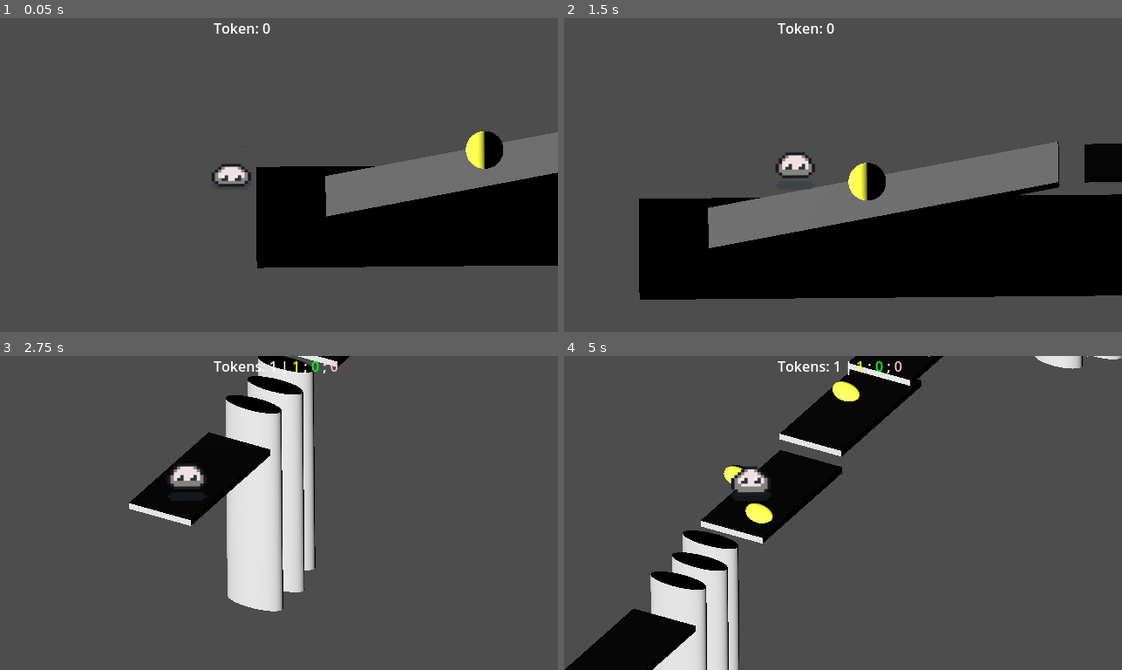
Above: before the commit, frames 1-4 (two rows, left to right).
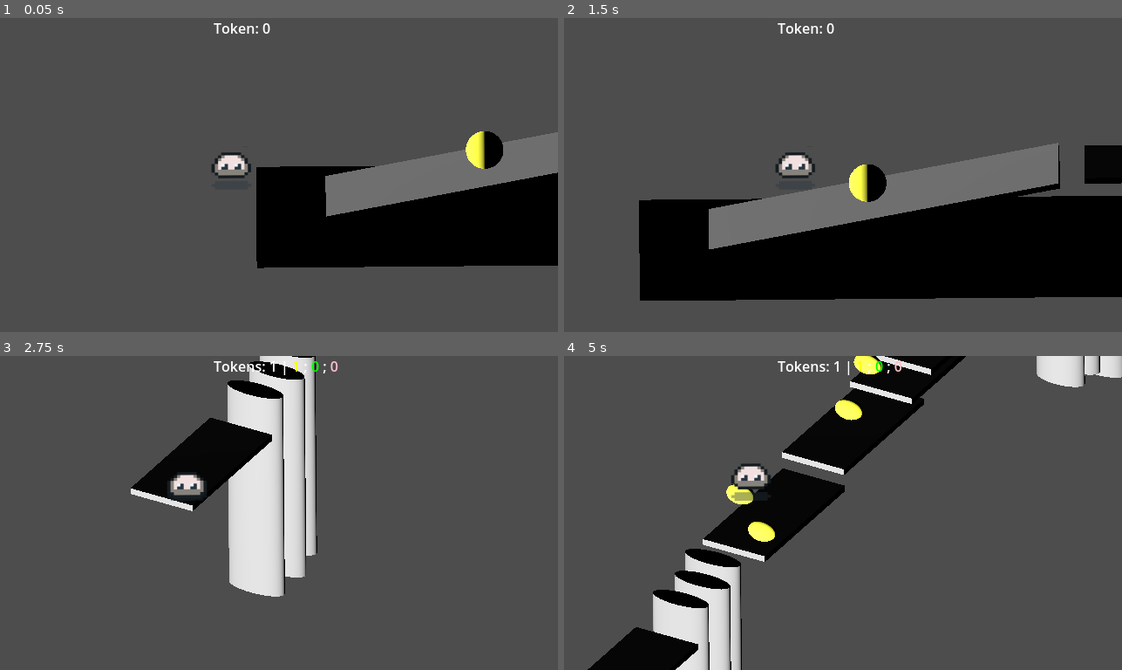
Above: after the commit, the same moments.

Repository: Beaily/JellyPoP
Game: Godot game, scene res://main.tscn
Same seed, same stepped clock (60 frames per second), same inputs: the game is played once before the commit and once after it.
Inputs (mouse positions are in pixels of both pictures, inside the frame that each line leads up to):
- Up to frame 1 (0.05 s): no input
- Up to frame 2 (1.5 s): move the mouse to (965, 159) at 0.52 s; click (965, 159) at 0.67 s; move the mouse to (731, 190) at 1.27 s; click (731, 190) at 1.42 s
- Up to frame 3 (2.75 s): move the mouse to (334, 443) at 2.02 s; click (334, 443) at 2.17 s
- Up to frame 4 (5 s): move the mouse to (815, 575) at 2.77 s; click (815, 575) at 2.92 s; move the mouse to (1010, 560) at 3.52 s; click (1010, 560) at 3.67 s; move the mouse to (675, 465) at 4.27 s; click (675, 465) at 4.42 s

The runs differ from the first frame. In frame 1, 0.6% of the frame differs, in the area x 37-45%, y 42-54%; in frame 2, 1.2%; in frame 3, 7.0%; in frame 4, 12%, in the area x 0-100%, y 0-100%.

Commit message:
game juice
修正错误跳跃动画加上镜头摇晃效果

Diff:
--- a/main.tscn
+++ b/main.tscn
@@ -14,14 +14,6 @@
 atlas = ExtResource("2_1bvp3")
 region = Rect2(0, 144, 48, 48)
 
-[sub_resource type="AtlasTexture" id="AtlasTexture_lquwl"]
-atlas = ExtResource("2_1bvp3")
-region = Rect2(48, 144, 48, 48)
-
-[sub_resource type="AtlasTexture" id="AtlasTexture_7mycd"]
-atlas = ExtResource("2_1bvp3")
-region = Rect2(96, 144, 48, 48)
-
 [sub_resource type="AtlasTexture" id="AtlasTexture_272bh"]
 atlas = ExtResource("2_1bvp3")
 region = Rect2(144, 144, 48, 48)
@@ -32,27 +24,11 @@
 
 [sub_resource type="AtlasTexture" id="AtlasTexture_kek77"]
 atlas = ExtResource("2_1bvp3")
-region = Rect2(48, 0, 48, 48)
-
-[sub_resource type="AtlasTexture" id="AtlasTexture_4c57u"]
-atlas = ExtResource("2_1bvp3")
 region = Rect2(96, 0, 48, 48)
-
-[sub_resource type="AtlasTexture" id="AtlasTexture_efxa6"]
-atlas = ExtResource("2_1bvp3")
-region = Rect2(144, 0, 48, 48)
 
 [sub_resource type="AtlasTexture" id="AtlasTexture_dg77c"]
 atlas = ExtResource("2_1bvp3")
 region = Rect2(0, 48, 48, 48)
-
-[sub_resource type="AtlasTexture" id="AtlasTexture_ycdy4"]
-atlas = ExtResource("2_1bvp3")
-region = Rect2(48, 48, 48, 48)
-
-[sub_resource type="AtlasTexture" id="AtlasTexture_w48qg"]
-atlas = ExtResource("2_1bvp3")
-region = Rect2(96, 48, 48, 48)
 
 [sub_resource type="AtlasTexture" id="AtlasTexture_vivmo"]
 atlas = ExtResource("2_1bvp3")
@@ -62,29 +38,19 @@
 atlas = ExtResource("2_1bvp3")
 region = Rect2(0, 96, 48, 48)
 
-[sub_resource type="AtlasTexture" id="AtlasTexture_yaehf"]
-atlas = ExtResource("2_1bvp3")
-region = Rect2(48, 96, 48, 48)
-
-[sub_resource type="AtlasTexture" id="AtlasTexture_074og"]
-atlas = ExtResource("2_1bvp3")
-region = Rect2(96, 96, 48, 48)
-
 [sub_resource type="AtlasTexture" id="AtlasTexture_cegan"]
 atlas = ExtResource("2_1bvp3")
 region = Rect2(144, 96, 48, 48)
+
+[sub_resource type="AtlasTexture" id="AtlasTexture_4c57u"]
+atlas = ExtResource("2_1bvp3")
+region = Rect2(48, 0, 48, 48)
 
 [sub_resource type="SpriteFrames" id="SpriteFrames_82xsv"]
 animations = [{
 "frames": [{
 "duration": 1.0,
 "texture": SubResource("AtlasTexture_1bvp3")
-}, {
-"duration": 1.0,
-"texture": SubResource("AtlasTexture_lquwl")
-}, {
-"duration": 1.0,
-"texture": SubResource("AtlasTexture_7mycd")
 }, {
 "duration": 1.0,
 "texture": SubResource("AtlasTexture_272bh")
@@ -104,12 +70,6 @@
 "frames": [{
 "duration": 1.0,
 "texture": SubResource("AtlasTexture_kek77")
-}, {
-"duration": 1.0,
-"texture": SubResource("AtlasTexture_4c57u")
-}, {
-"duration": 1.0,
-"texture": SubResource("AtlasTexture_efxa6")
 }],
 "loop": true,
 "name": &"jump",
@@ -118,12 +78,6 @@
 "frames": [{
 "duration": 1.0,
 "texture": SubResource("AtlasTexture_dg77c")
-}, {
-"duration": 1.0,
-"texture": SubResource("AtlasTexture_ycdy4")
-}, {
-"duration": 1.0,
-"texture": SubResource("AtlasTexture_w48qg")
 }, {
 "duration": 1.0,
 "texture": SubResource("AtlasTexture_vivmo")
@@ -137,16 +91,18 @@
 "texture": SubResource("AtlasTexture_2cqfq")
 }, {
 "duration": 1.0,
-"texture": SubResource("AtlasTexture_yaehf")
-}, {
-"duration": 1.0,
-"texture": SubResource("AtlasTexture_074og")
-}, {
-"duration": 1.0,
 "texture": SubResource("AtlasTexture_cegan")
 }],
 "loop": true,
 "name": &"right_run",
+"speed": 5.0
+}, {
+"frames": [{
+"duration": 1.0,
+"texture": SubResource("AtlasTexture_4c57u")
+}],
+"loop": true,
+"name": &"squat",
 "speed": 5.0
 }]
 
@@ -171,7 +127,7 @@
 pixel_size = 0.07
 billboard = 2
 sprite_frames = SubResource("SpriteFrames_82xsv")
-animation = &"front_run"
+animation = &"squat"
 
 [node name="MeshInstance3D" type="MeshInstance3D" parent="Player/Visual"]
 transform = Transform3D(1, 0, 0, 0, 1, 0, 0, 0, 1, 0, 1.41972, 0)
@@ -180,18 +136,19 @@
 skeleton = NodePath("../..")
 
 [node name="Camera3D3" type="Camera3D" parent="Player" groups=["cameras"]]
-transform = Transform3D(-0.00138286, 0.0766361, 0.997058, -0.00839356, 0.997023, -0.076645, -0.999964, -0.00847485, -0.000735492, 19.6152, -0.0531793, 12.4192)
-visible = false
+transform = Transform3D(-4.36052e-08, -0.0696694, 0.99757, -3.04535e-09, 0.99757, 0.0696694, -1, -2.22045e-16, -4.37114e-08, 26.8809, 3.98977, 6.91322)
 current = true
 
 [node name="Camera3D" type="Camera3D" parent="Player" groups=["cameras"]]
 transform = Transform3D(0.00436322, -0.499981, 0.866025, -0.0075574, 0.865992, 0.5, -0.999962, -0.00872651, -3.77171e-08, 30.1049, 17.9977, -3.03633)
+visible = false
 projection = 1
 current = true
 size = 20.0
 
 [node name="Camera3D2" type="Camera3D" parent="Player" groups=["cameras"]]
 transform = Transform3D(0.868174, -0.242433, 0.433013, -0.0075574, 0.865992, 0.5, -0.496202, -0.437359, 0.75, 17.5209, 12.999, 18.6546)
+visible = false
 projection = 1
 current = true
 size = 20.0
--- a/player.gd
+++ b/player.gd
@@ -39,7 +39,10 @@
 var token_yellow = 0
 var token_green = 0
 var token_pink = 0
-
+#========
+#动画
+#========
+var was_in_air = false
 # =========================
 # 节点引用
 # =========================
@@ -110,25 +113,73 @@
 # 主逻辑
 # =========================
 func _physics_process(delta):
-	if not is_on_floor():
+	# --- A. 落地瞬间检测 (必须放在最前面) ---
+	if is_on_floor():
+		if was_in_air:
+			on_player_landed() # 执行落地逻辑
+			was_in_air = false # 落地后重置标记
+		falling_timer = 0.0
+	else:
+		# 只要不在地面，就标记为“在空中”
+		was_in_air = true
 		velocity.y -= gravity * delta
 		falling_timer += delta
 		if falling_timer >= 3.0:
-			game_over_by_falling() # 调用失败函数
-	else:
-		# 只要脚沾地，计时器就归零
-		falling_timer = 0.0
-
+			game_over_by_falling()
+
+	# --- B. 基础移动 ---
 	velocity.z = -forward_speed
 	velocity.x = steer_input * steer_speed
 
-	if Input.is_mouse_button_pressed(MOUSE_BUTTON_LEFT) and is_on_floor():
-		velocity.y = jump_force
+	# --- C. 动画切换 ---
+	if is_on_floor():
+		if Input.is_mouse_button_pressed(MOUSE_BUTTON_LEFT):
+			play_anim("squat")
+		else:
+			update_sprite()
+	else:
+		play_anim("jump")
 
 	move_and_slide()
-	update_sprite()
+
 	steer_input = lerp(steer_input, 0.0, 4 * delta)
 
+func on_player_landed():
+	var tween = create_tween()
+	tween.tween_property(sprite, "scale", Vector3(1.2, 0.8, 1.2), 0.05)
+	tween.tween_property(sprite, "scale", Vector3(1.0, 1.0, 1.0), 0.1)
+
+	# 2. 根据关卡区分相机抖动
+	if current_level == "green":
+		apply_camera_shake(0.8)
+	elif current_level == "yellow":
+		apply_camera_shake(0.02)
+	else:
+		apply_camera_shake(0.0)
+
+
+
+# =========================
+# 特效辅助函数：屏幕抖动
+# =========================
+func apply_camera_shake(intensity: float):
+	# 获取当前活动相机
+	var cam = get_viewport().get_camera_3d()
+	if not cam: return
+
+	# 停止该相机上可能存在的其他 Tween，防止冲突
+	var shake_tween = create_tween()
+
+	# 记录相机初始位置
+	var original_pos = cam.position
+
+	# 暴力抖动方案：上下快速跳动
+	# 1. 向上弹起
+	shake_tween.tween_property(cam, "position", original_pos + Vector3(0, intensity, 0), 0.05)
+	# 2. 向下砸
+	shake_tween.tween_property(cam, "position", original_pos + Vector3(0, -intensity, 0), 0.05)
+	# 3. 回到原位
+	shake_tween.tween_property(cam, "position", original_pos, 0.05)
 # =========================
 # 输入
 # =========================
@@ -139,21 +190,36 @@
 		if event.button_index == MOUSE_BUTTON_WHEEL_DOWN:
 			steer_input += 0.4
 	steer_input = clamp(steer_input, -max_steer, max_steer)
+	if event is InputEventMouseButton:
+		if event.button_index == MOUSE_BUTTON_WHEEL_UP:
+			steer_input -= 0.4
+		if event.button_index == MOUSE_BUTTON_WHEEL_DOWN:
+			steer_input += 0.4
+
+		# 新增：检测左键松开
+		if event.button_index == MOUSE_BUTTON_LEFT and not event.pressed:
+			if is_on_floor():
+				velocity.y = jump_force
+				play_anim("jump") # 松开瞬间变跳跃
 
 # =========================
 # 动画
 # =========================
 func update_sprite():
+	# 如果在空中，保持跳跃动画
 	if not is_on_floor():
-		play_anim("jump")
-		return
-
+		return # 不在这里处理，由跳跃触发逻辑处理
+
+	# 如果回到地面，自动切换回跑步逻辑
 	var anim = "front_run"
 	if steer_input < -0.3:
 		anim = "left_run"
 	elif steer_input > 0.3:
 		anim = "right_run"
-	play_anim(anim)
+
+	# 只要在地面且没有按住鼠标蹲下，就播跑步动画
+	if not Input.is_mouse_button_pressed(MOUSE_BUTTON_LEFT):
+		play_anim(anim)
 
 func play_anim(anim_name):
 	if sprite.animation != anim_name:
@@ -169,7 +235,7 @@
 			trigger_level_swap("yellow")
 	elif color == "green":
 		token_green += value
-		if token_green >= 13 and not level_green_triggered:
+		if token_green >= 2 and not level_green_triggered:
 			trigger_level_swap("green")
 	elif color == "pink":
 		token_pink += value
@@ -181,6 +247,7 @@
 # 切换关卡逻辑
 # =========================
 func trigger_level_swap(color):
+	current_level = color
 	if color == "yellow":
 		level_yellow_triggered = true
 
@@ -234,8 +301,8 @@
 	elif color == "yellow":
 		tween.tween_property(self, "scale", DEFAULT_SCALE, 0.5)
 		forward_speed = DEFAULT_SPEED
-		jump_force = DEFAULT_JUMP
-		gravity = DEFAULT_GRAVITY
+		jump_force = 15
+		gravity = 25.0
 	else:
 		# 还原回初始标准参数
 		tween.tween_property(self, "scale", DEFAULT_SCALE, 0.5)
Not shown: 2 places in main.tscn that only renumber resources
